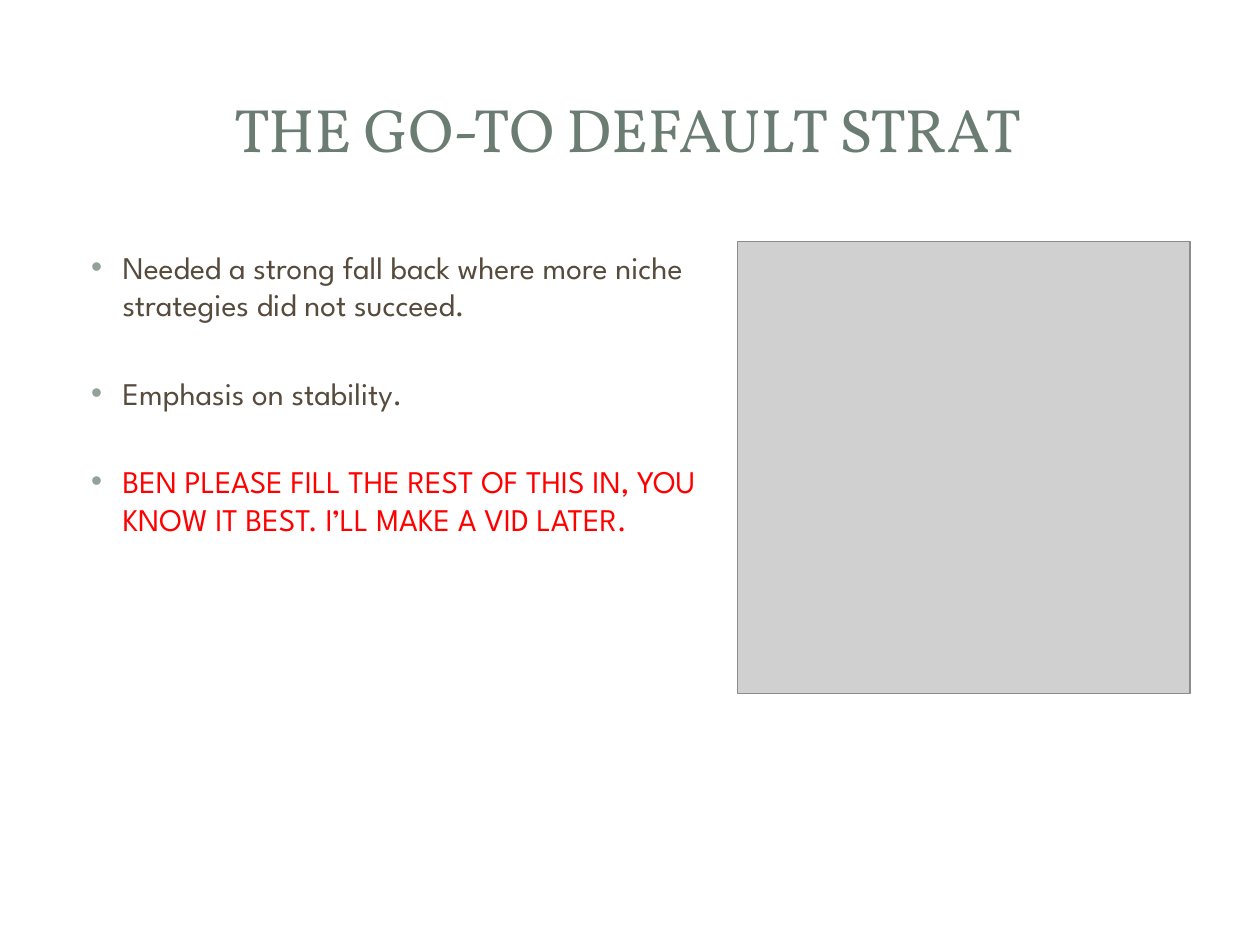
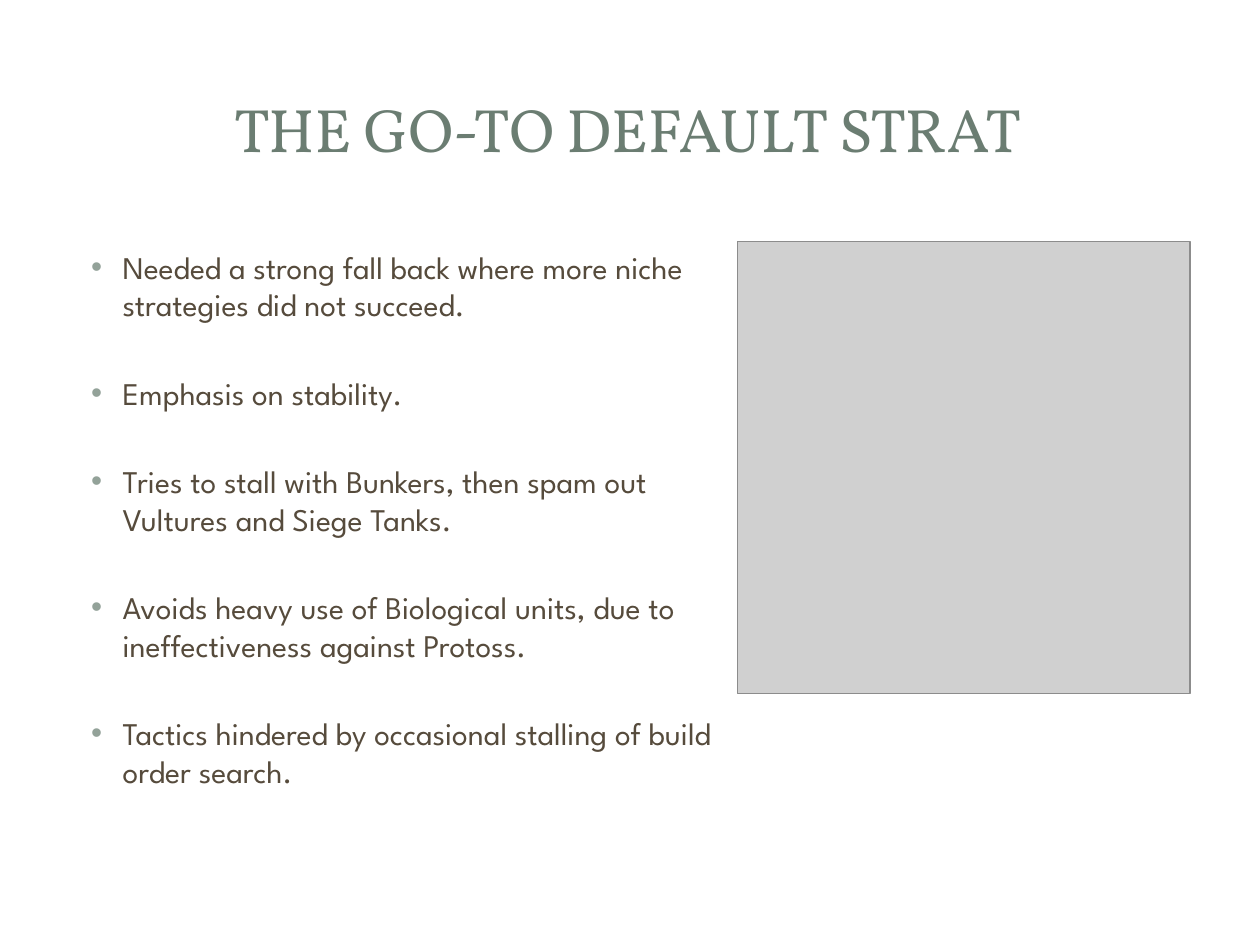
Before and after one commit to mkarpoff/CattleBruiser, a slide deck: slide 5 of Documents/Presentation Slides.pptx. Drawn at 1260x945 pixels with LibreOffice and Linux fonts; fonts in the diff are those of the drawing; grey boxes stand for pictures; background and template pictures are left out. Boxes give left, top, right and bottom in pixels: in the first picture for what was removed or moved away, otherwise in the second. Text is boxed around its words. In the diff, an @@ line names an element or a change of style, - is before the commit and + after.

```diff
--- a/Documents/Presentation Slides.pptx
+++ b/Documents/Presentation Slides.pptx
@@ text at bbox=[123, 471, 711, 784]: text changed; text colour #FF0000 to #564B3C @@
-• BEN PLEASE FILL THE REST OF THIS IN, YOU KNOW IT BEST. I’LL MAKE A VID LATER.
+• Tries to stall with Bunkers, then spam out Vultures and Siege Tanks.
+• Avoids heavy use of Biological units, due to ineffectiveness against Protoss.
+• Tactics hindered by occasional stalling of build order search.
```
Also in this commit, not shown: 1 slide added, 1 slide removed.
